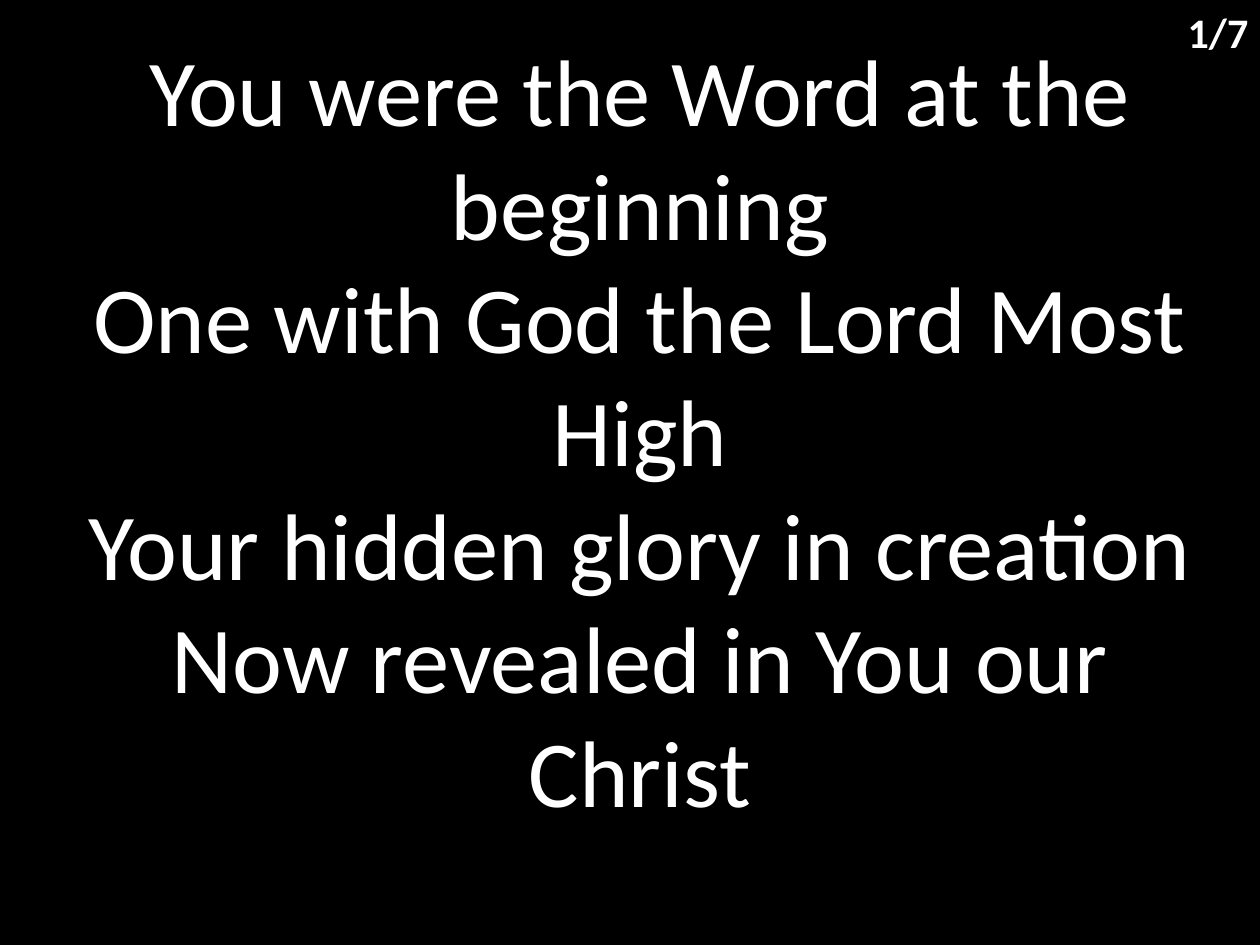
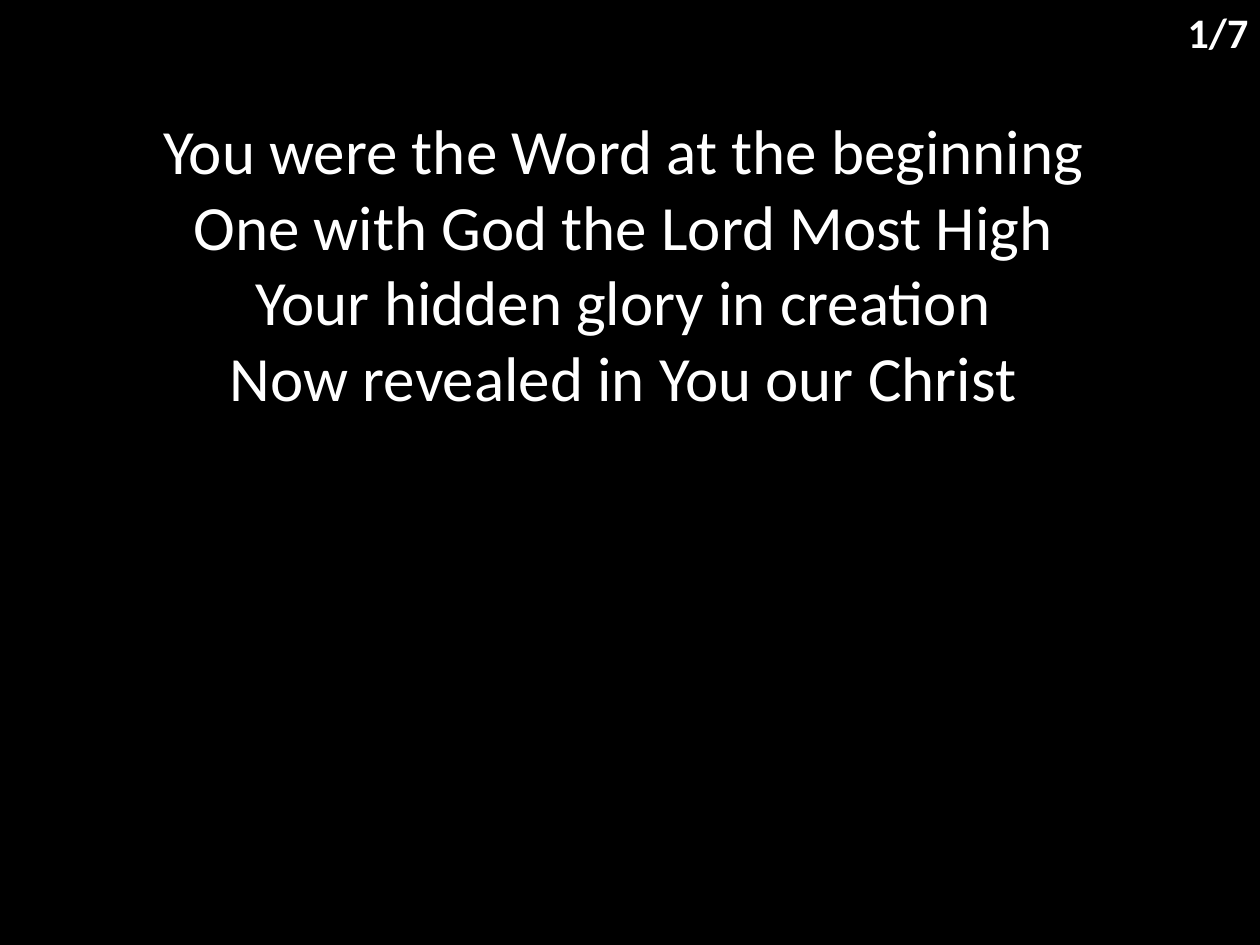
Before and after one commit to hoo-are-ya/worship, a slide deck: slide 2 of docs/songs/what a beautiful name.pptx. Drawn at 1260x945 pixels with LibreOffice and Linux fonts; fonts in the diff are those of the drawing. Boxes give left, top, right and bottom in pixels: in the first picture for what was removed or moved away, otherwise in the second. Text is boxed around its words. In the diff, an @@ line names an element or a change of style, - is before the commit and + after.

```diff
--- a/docs/songs/what a beautiful name.pptx
+++ b/docs/songs/what a beautiful name.pptx
@@ subtitle "You were the Word at ...": place and size @@
-subtitle "You were the Word at ..." at [88, 60, 1190, 808]
+subtitle "You were the Word at ..." at [163, 130, 1083, 402]
@@ subtitle "You were the Word at ..." at [163, 130, 1083, 402]: size 54 to 36 pt; less space between paragraphs @@
```
Also in this commit, not shown: 6 other slides changed, 4 other files.
